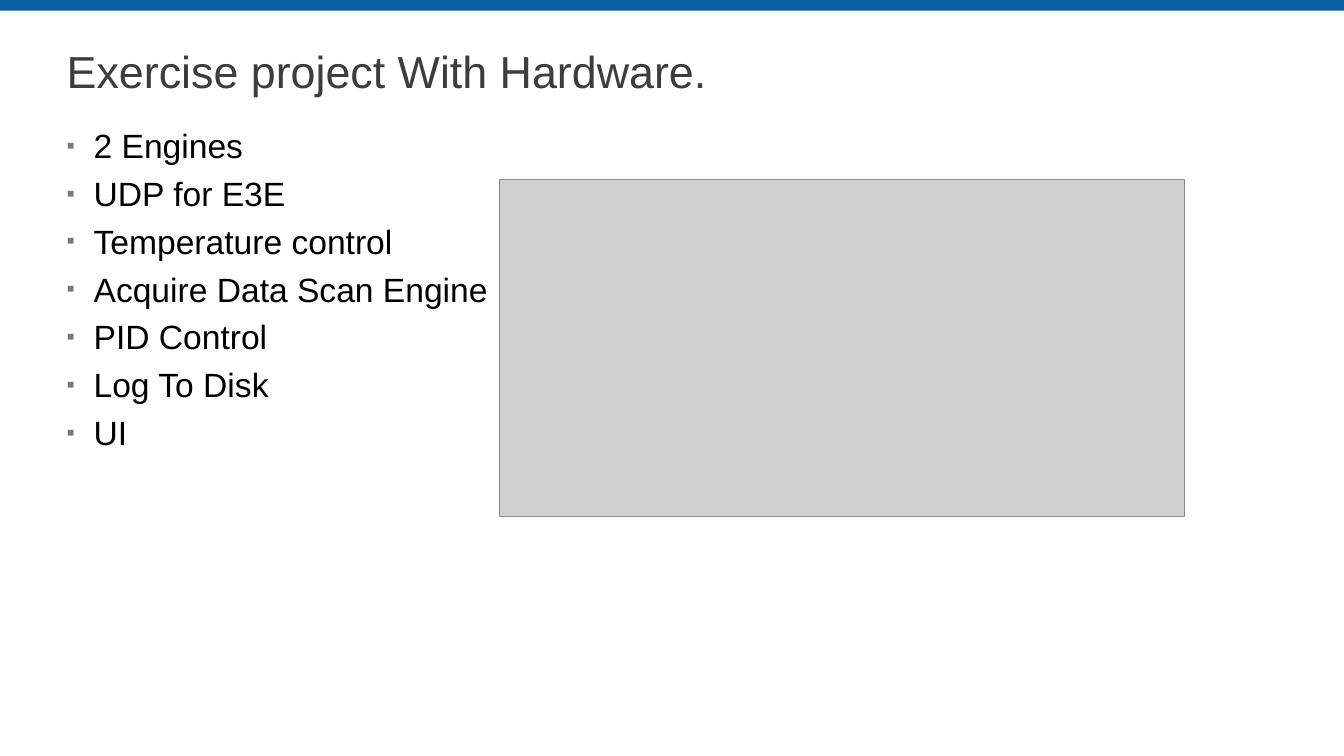
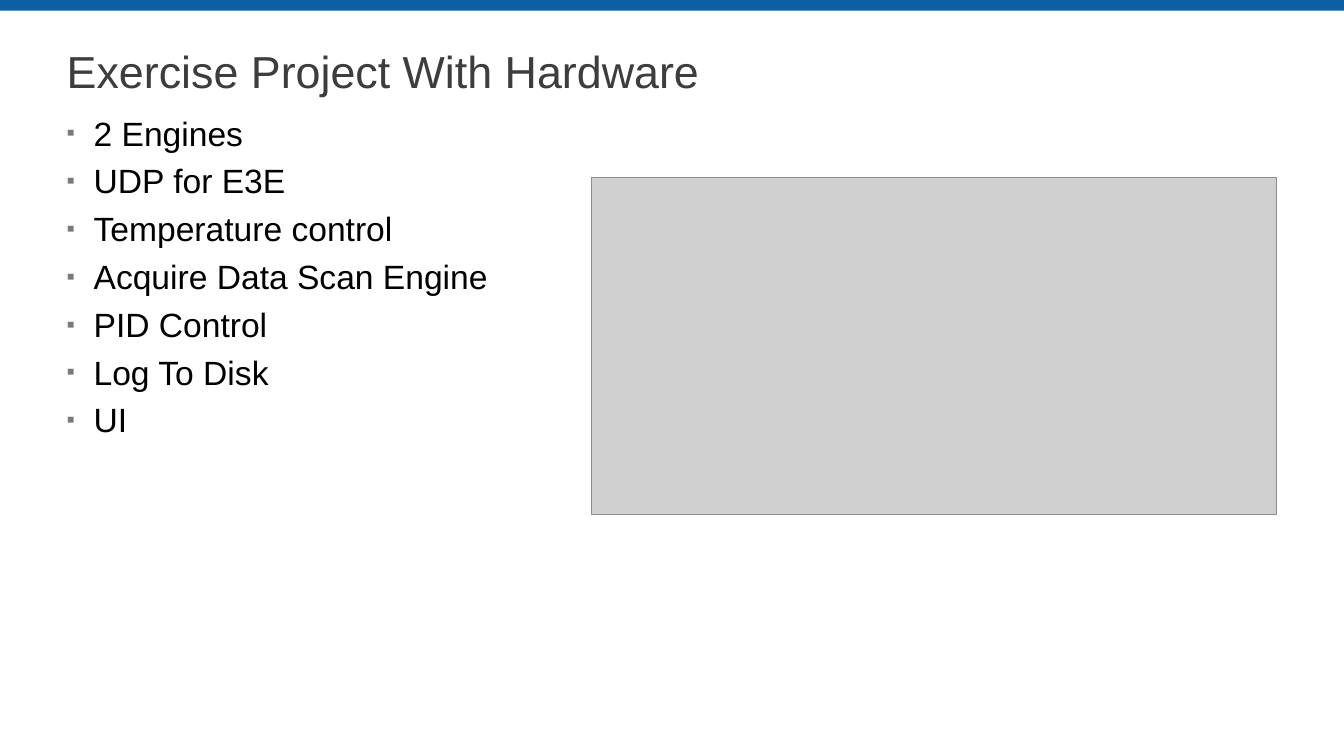
Before and after one commit to LabVIEW-DCAF/Documentation, a slide deck: slide 4 of Trunk/Getting Started Material/DCAF Training/5 Module Reuse.pptx. Drawn at 1344x756 pixels with LibreOffice and Linux fonts; fonts in the diff are those of the drawing; grey boxes stand for pictures; background and template pictures are left out. Boxes give left, top, right and bottom in pixels: in the first picture for what was removed or moved away, otherwise in the second. Text is boxed around its words. In the diff, an @@ line names an element or a change of style, - is before the commit and + after.

```diff
--- a/Trunk/Getting Started Material/DCAF Training/5 Module Reuse.pptx
+++ b/Trunk/Getting Started Material/DCAF Training/5 Module Reuse.pptx
@@ title at (67, 55, 699, 97): text changed @@
-Exercise project With Hardware.
+Exercise Project With Hardware
@@ text "2 Engines": place and size @@
-text "2 Engines" at (67, 120, 500, 652)
+text "2 Engines" at (67, 108, 660, 682)
@@ picture: place and size @@
-picture at (500, 179, 1185, 516)
+picture at (592, 177, 1276, 514)
```
Also in this commit, not shown: 4 other slides changed, 1 slide added, 1 slide removed, 1 other file.
